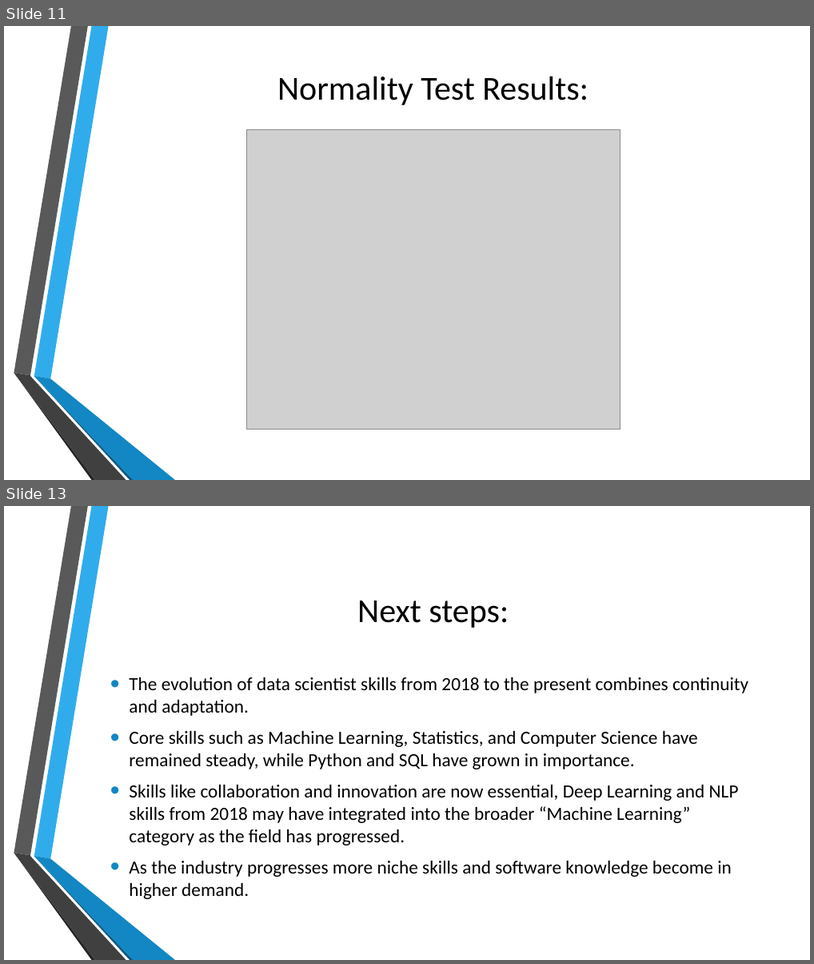
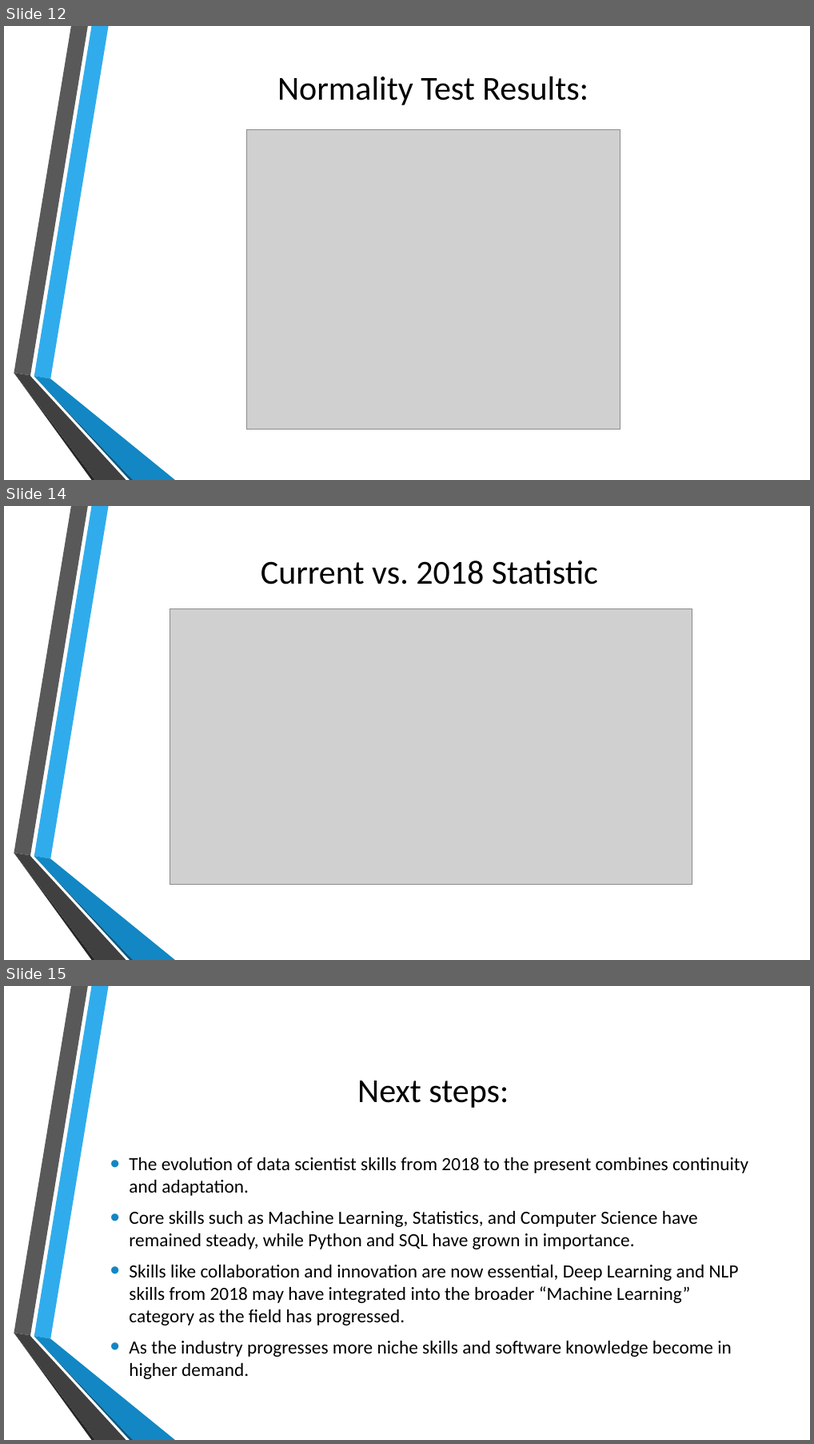
Before and after one commit to jonburns2454/Project-3-DATA607, a slide deck: Project_3_presentation_JB_MR.pptx. Shown one above the other, each under a label of ours: slides 11 and 13 before the commit, slides 12, 14 and 15 after it; the slides between them are not shown. The pictures are 814x964 and 814x1444 pixels, drawn with LibreOffice and Linux fonts; fonts in the diff are those of the drawing; grey boxes stand for pictures; background and template pictures are left out. Boxes give left, top, right and bottom in pixels: in the first picture for what was removed or moved away, otherwise in the second. Text is boxed around its words. In the diff, an @@ line names an element or a change of style, - is before the commit and + after.

```diff
--- a/Project_3_presentation_JB_MR.pptx
+++ b/Project_3_presentation_JB_MR.pptx
@@ slide 14 added at <box>4,506,810,960</box>, background picture (left out); not listed: 6 template elements that a slide beside it also shows @@
@@ title added at <box>261,560,598,584</box>, 30 pt, text #000000 @@
+Current vs. 2018 Statistic
@@ picture added at <box>170,609,693,884</box> @@
@@ what was slide 11 is now slide 12 @@
@@ what was slide 13 is now slide 15 @@
```
Also in this commit, not shown: 2 other slides added.
